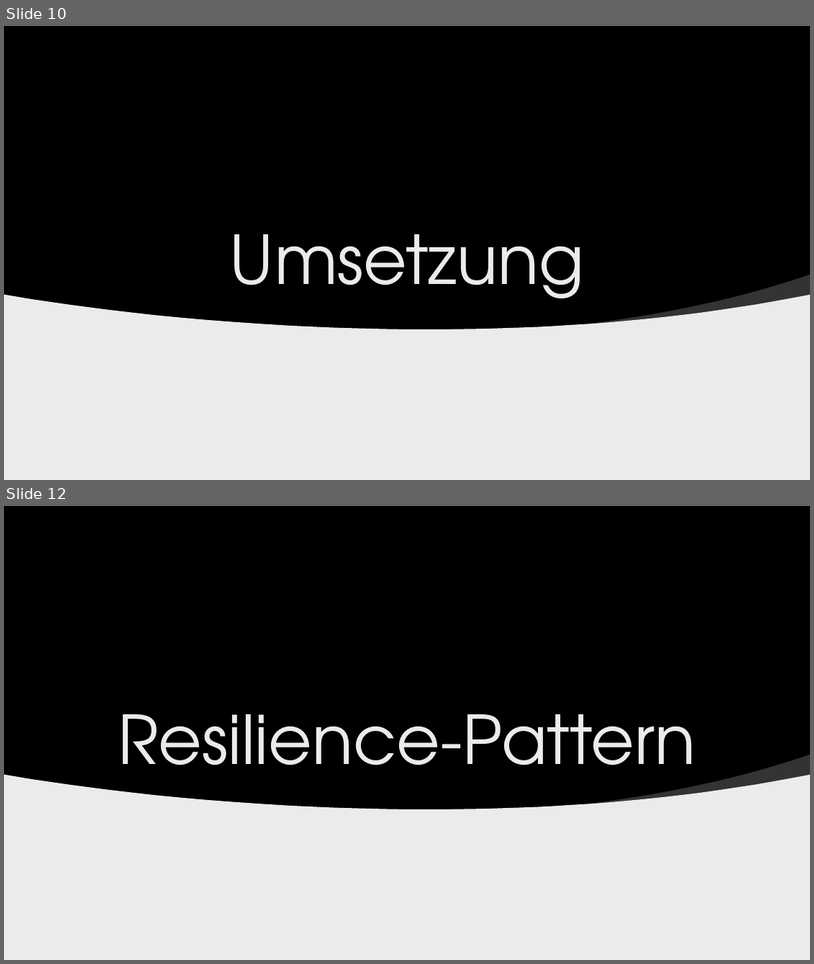
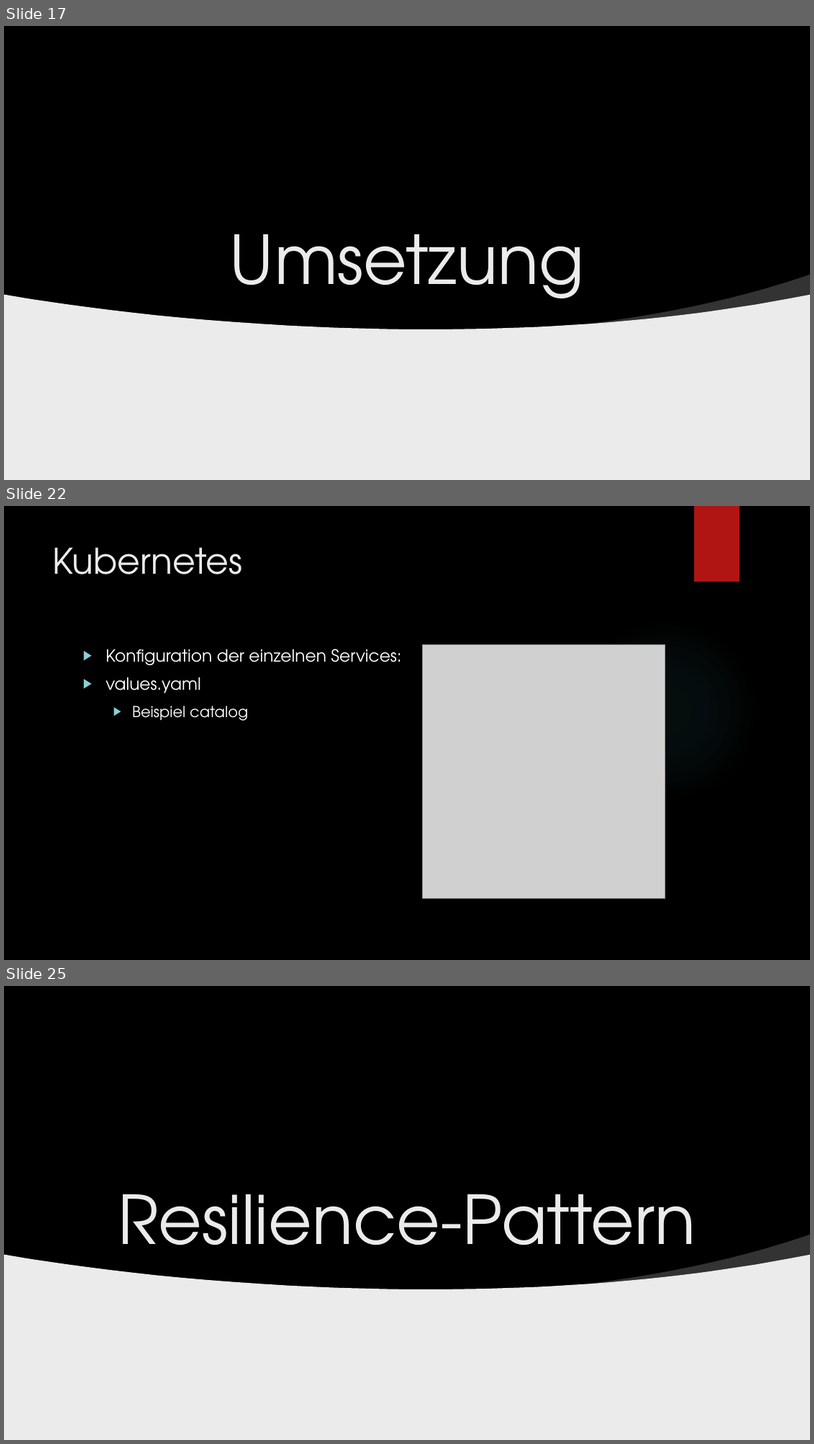
Before and after one commit to der10pm/gca, a slide deck: GCA_Abschlusspraesi_Szablewski_Linnenbaum.pptx. Shown one above the other, each under a label of ours: slides 10 and 12 before the commit, slides 17, 22 and 25 after it; the slides between them are not shown. The pictures are 814x964 and 814x1444 pixels, drawn with LibreOffice and Linux fonts; fonts in the diff are those of the drawing; grey boxes stand for pictures; background and template pictures are left out. Boxes give left, top, right and bottom in pixels: in the first picture for what was removed or moved away, otherwise in the second. Text is boxed around its words. In the diff, an @@ line names an element or a change of style, - is before the commit and + after.

```diff
--- a/GCA_Abschlusspraesi_Szablewski_Linnenbaum.pptx
+++ b/GCA_Abschlusspraesi_Szablewski_Linnenbaum.pptx
@@ slide 22 added at (x1=4, y1=506, x2=810, y2=960), background picture (left out) @@
@@ rectangle added at (x1=694, y1=506, x2=740, y2=582), fill #B01513 @@
@@ title added at (x1=53, y1=547, x2=243, y2=574), 42 pt, text #EBEBEB @@
+Kubernetes
@@ ellipse added at (x1=574, y1=617, x2=759, y2=803), fill gradient #50B9C1 @@
@@ text added at (x1=106, y1=649, x2=401, y2=721), 20 pt, text #FFFFFF @@
+▶ Konfiguration der einzelnen Services:
+▶ values.yaml
+  ▶ Beispiel catalog
@@ picture added at (x1=422, y1=644, x2=665, y2=898) @@
@@ what was slide 10 is now slide 17 @@
@@ what was slide 12 is now slide 25 @@
```
Also in this commit, not shown: 6 slides changed, 15 other slides added, 5 slides removed.
